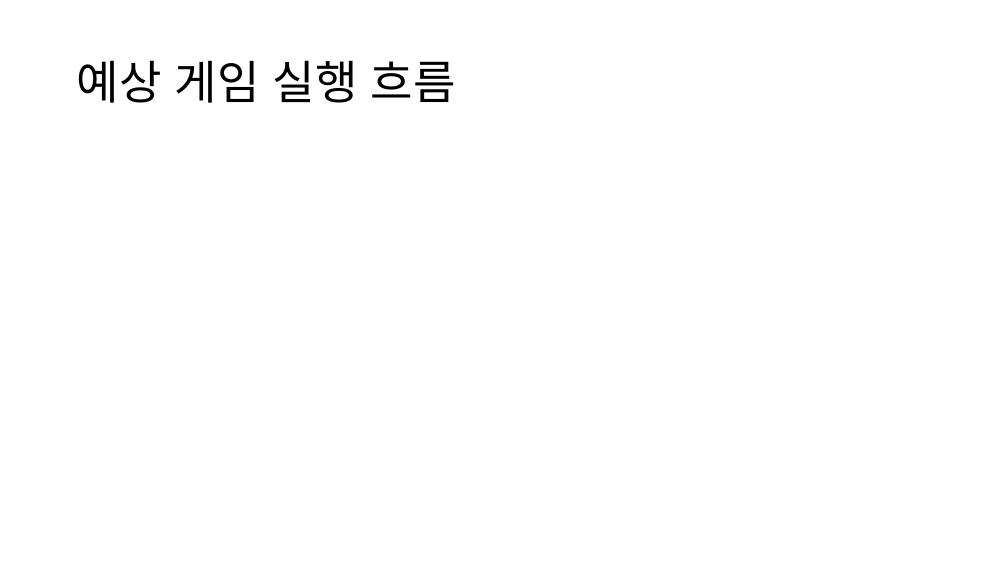
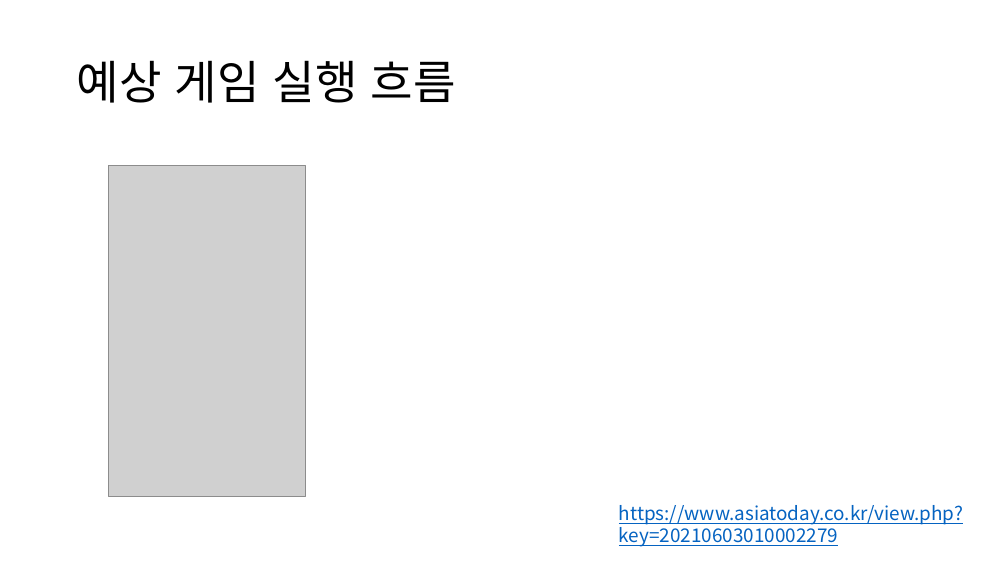
Before and after one commit to hannahBak/2021184014_2DGP_DRILL, a slide deck: slide 4 of 1차 프로젝트 발표/프레젠테이션1.pptx. Drawn at 1008x567 pixels with LibreOffice and Linux fonts; fonts in the diff are those of the drawing; grey boxes stand for pictures. Boxes give left, top, right and bottom in pixels: in the first picture for what was removed or moved away, otherwise in the second. Text is boxed around its words. In the diff, an @@ line names an element or a change of style, - is before the commit and + after.

Commit message:
메인게임 화면구성 추가

```diff
--- a/1차 프로젝트 발표/프레젠테이션1.pptx
+++ b/1차 프로젝트 발표/프레젠테이션1.pptx
@@ picture added at [109,166,306,498] @@
@@ text added at [619,505,963,547], 18 pt, text #0563C1, underline @@
+https://www.asiatoday.co.kr/view.php?key=20210603010002279
```
Also in this commit, not shown: 1 slide added, 1 slide removed.
